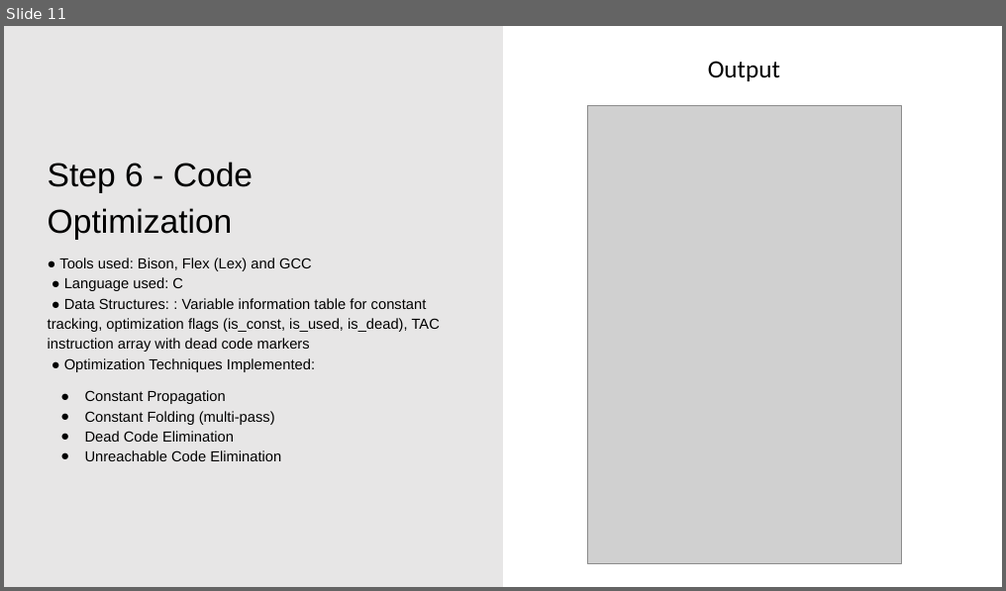
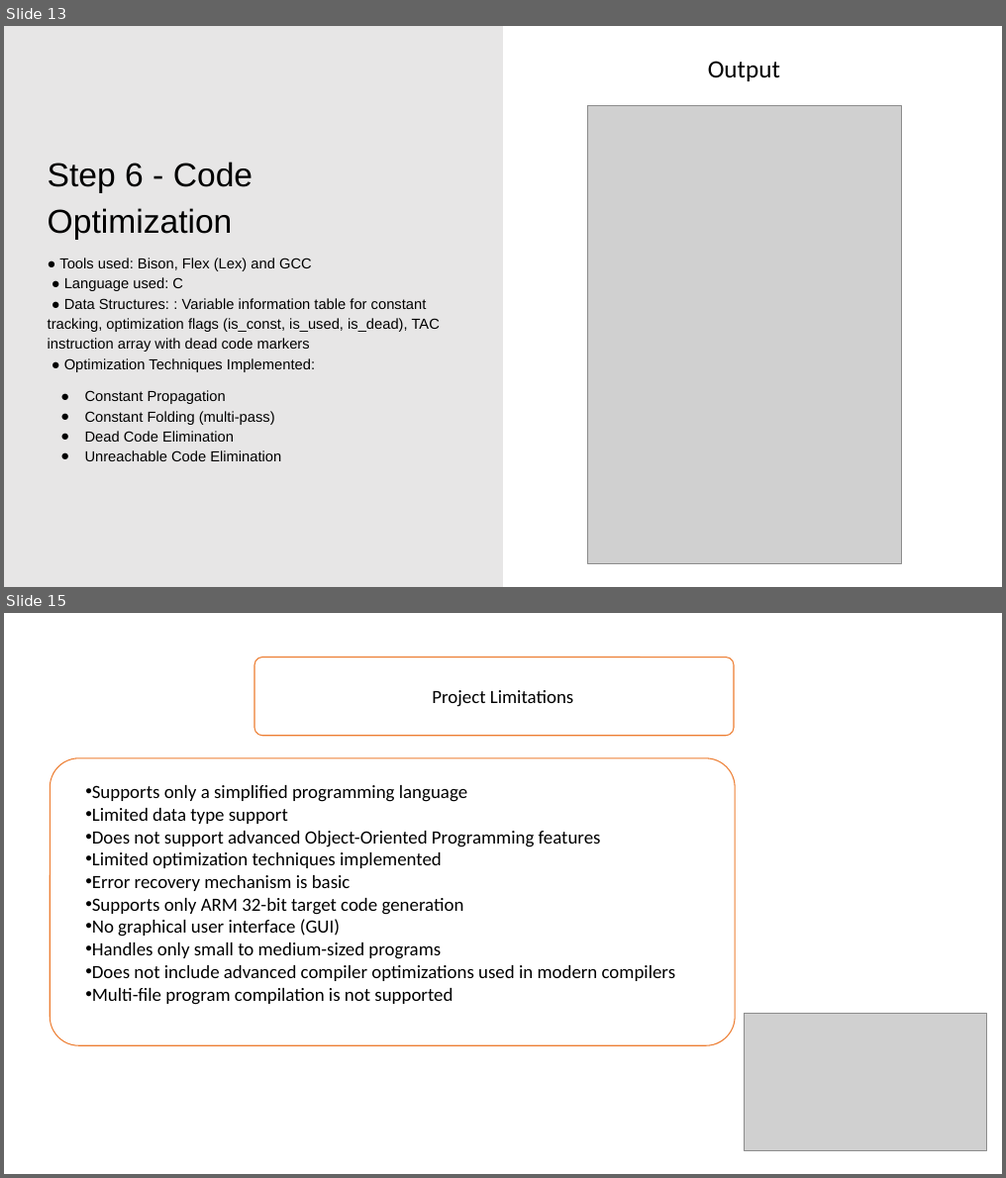
Before and after one commit to abdullahalmusabbir/Mini-Compiler-For-C, a slide deck: 22101039.pptx. Shown one above the other, each under a label of ours: slide 11 before the commit, slides 13 and 15 after it; the slides between them are not shown. The pictures are 1006x591 and 1006x1178 pixels, drawn with LibreOffice and Linux fonts; fonts in the diff are those of the drawing; grey boxes stand for pictures. Boxes give left, top, right and bottom in pixels: in the first picture for what was removed or moved away, otherwise in the second. Text is boxed around its words. In the diff, an @@ line names an element or a change of style, - is before the commit and + after.

```diff
--- a/22101039.pptx
+++ b/22101039.pptx
@@ slide 15 added at [4, 613, 1002, 1174], background #FFFFFF @@
@@ rounded rectangle added at [254, 658, 734, 736], outline #ED7D31 1 pt @@
@@ text added at [432, 690, 573, 707], 18 pt, text #000000 @@
+Project Limitations
@@ rounded rectangle added at [50, 759, 735, 1046], outline #ED7D31 1 pt @@
@@ text added at [92, 785, 675, 1005], 18 pt, text #000000 @@
+• Supports only a simplified programming language
+• Limited data type support
+• Does not support advanced Object-Oriented Programming features
+• Limited optimization techniques implemented
+• Error recovery mechanism is basic
+• Supports only ARM 32-bit target code generation
+• No graphical user interface (GUI)
+• Handles only small to medium-sized programs
+• Does not include advanced compiler optimizations used in modern compilers
+• Multi-file program compilation is not supported
@@ picture added at [745, 1014, 987, 1152] @@
@@ what was slide 11 is now slide 13 @@
```
Also in this commit, not shown: 1 slide changed, 3 other slides added, 1 slide removed, 3 other files.
